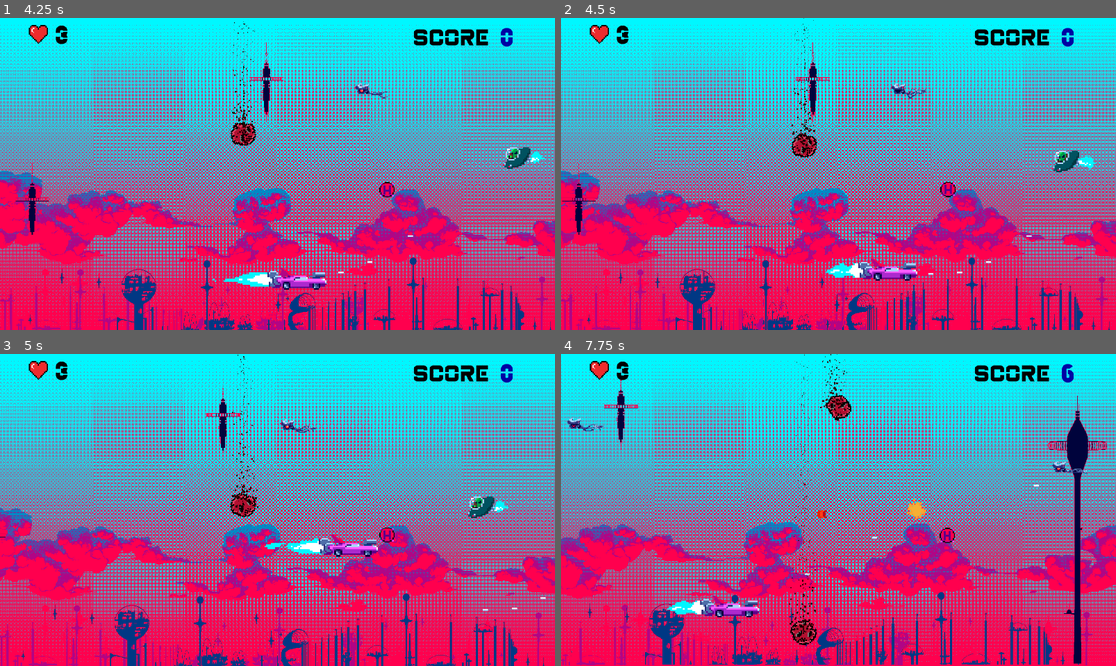
Above: before the commit, frames 1-4 (two rows, left to right).
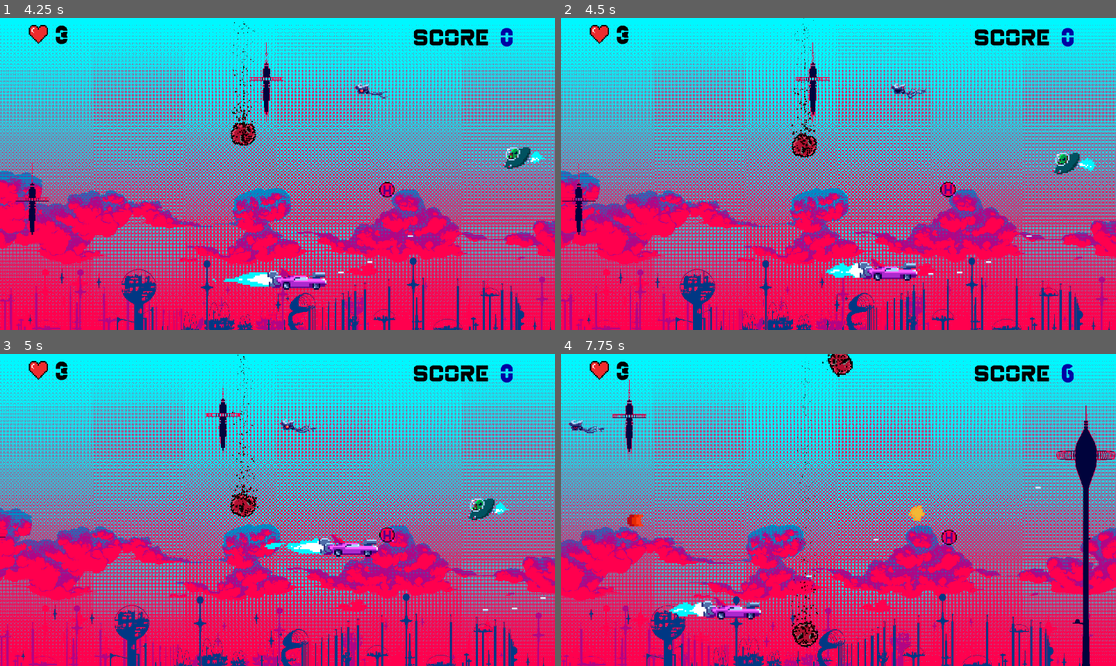
Above: after the commit, the same moments.

Repository: P0ddy/Project-Bentley
Game: Godot game, scene res://Scenes/Menu/main_menu.tscn
The game is run twice, just before and just after one commit, with the same random seed, the same clock (stepped at 60 frames per second) and the same inputs. Sound files missing from this copy of the repository are replaced by a short silence.
Inputs:
- Up to frame 1 (4.25 s): click "Start Game" at 0.5 s; click "Select" at 1.25 s; hold D (right) 2.03-2.78 s; hold Space (shoot) 2.03-2.78 s; hold S (down) 2.78-3.53 s; tap Space (shoot) at 2.85 s; hold D (right) from 3.53 s (still down); hold Space (shoot) from 3.53 s (still down)
- Up to frame 2 (4.5 s): release D (right) at 4.28 s; release Space (shoot) at 4.28 s; hold W (up) from 4.28 s (still down); tap Space (shoot) at 4.35 s
- Up to frame 3 (5 s): keep holding W (up)
- Up to frame 4 (7.75 s): release W (up) at 5.03 s; hold Space (shoot) 5.03-5.78 s; hold A (left) 5.03-6.53 s; tap Space (shoot) at 5.85, 7.35 s; hold S (down) 6.53-7.28 s; hold Space (shoot) 6.53-7.28 s; hold D (right) from 7.28 s (still down)

Frame 1 is identical in both runs. In frame 2, 0.2% of the frame differs, in the area x 88-97%, y 42-51%; in frame 3, 0.2%; in frame 4, 14%, in the area x 0-100%, y 0-100%.

Commit message:
add way to many changes to type out

Diff:
--- a/Scenes/MainScene/Game.gd
+++ b/Scenes/MainScene/Game.gd
@@ -11,7 +11,7 @@
 	enemy.position = Vector2(randf_range(2000, 3000), randf_range(0, 1000))
 	add_child(enemy)
 	var meteor = Meteor.instantiate()
-	meteor.position = Vector2(randf_range(0, 1920), randf_range(0, 0))
+	meteor.position = Vector2(randf_range(0, 1920), randf_range(-50, -50))
 	add_child(meteor)
 	var vel = Vel.instantiate()
 	vel.position = Vector2(randf_range(2000, 3000), randf_range(50, 1030))
@@ -32,7 +32,7 @@
 func _on_bosstimer_timeout():
 	$SpawnTimer.stop()
 	var boss = Boss.instantiate()
-	boss.position = Vector2(randf_range(2100, 3100), randf_range(320, 320))
+	boss.position = Vector2(randf_range(2000, 2000), randf_range(500, 500))
 	add_child(boss)
 	boss.Bossdeath.connect(on_boss_death)
 	$Bosstimer.stop()
--- a/Scenes/MainScene/Game.tscn
+++ b/Scenes/MainScene/Game.tscn
@@ -48,7 +48,7 @@
 autostart = true
 
 [node name="Bosstimer" type="Timer" parent="."]
-wait_time = 10.0
+wait_time = 25.0
 autostart = true
 
 [node name="CanvasLayer" type="CanvasLayer" parent="."]
--- a/Scenes/MainScene/SpawnTimer.gd
+++ b/Scenes/MainScene/SpawnTimer.gd
@@ -1,7 +1,7 @@
 extends Timer
 
 var mintime = 2
-var maxtime = 5
+var maxtime = 6
 
 func _ready():
 	spawntime()
--- a/Scenes/MainScene/boss.gd
+++ b/Scenes/MainScene/boss.gd
@@ -5,8 +5,8 @@
 var canshoot = false
 var player = null
 
-var speed = 2
-var Health = 10
+var speed = 3
+var Health = 75
 
 var is_travelling = false  # Umbenannt von 'travel'
 
@@ -70,6 +70,6 @@
 	Health -= 1
 	if Health == 0:
 		Global.camera.screen_shake(25, 25, 0.1)
-		Global.score += 100
+		Global.score += 80
 		Bossdeath.emit()
 		queue_free()
--- a/Scenes/MainScene/boss.tscn
+++ b/Scenes/MainScene/boss.tscn
@@ -6,8 +6,9 @@
 [sub_resource type="RectangleShape2D" id="RectangleShape2D_hpjg4"]
 size = Vector2(378.5, 323)
 
-[sub_resource type="CircleShape2D" id="CircleShape2D_5oa5w"]
-radius = 689.21
+[sub_resource type="CapsuleShape2D" id="CapsuleShape2D_0q1px"]
+radius = 564.0
+height = 2298.0
 
 [node name="Boss" type="CharacterBody2D"]
 script = ExtResource("1_h6xpb")
@@ -33,11 +34,9 @@
 autostart = true
 
 [node name="Detection" type="Area2D" parent="."]
-visible = false
 
 [node name="CollisionShape2D" type="CollisionShape2D" parent="Detection"]
-visible = false
-shape = SubResource("CircleShape2D_5oa5w")
+shape = SubResource("CapsuleShape2D_0q1px")
 
 [connection signal="timeout" from="shootspeed" to="." method="_on_shootspeed_timeout"]
 [connection signal="body_entered" from="Detection" to="." method="_on_detection_body_entered"]
--- a/Scenes/MainScene/boss_bullet.tscn
+++ b/Scenes/MainScene/boss_bullet.tscn
@@ -1,21 +1,24 @@
 [gd_scene load_steps=4 format=3 uid="uid://hcj4mcj1txo5"]
 
-[ext_resource type="Texture2D" uid="uid://b6jicbxm8phcc" path="res://Assets/kreis.png" id="1_8w1nm"]
 [ext_resource type="Script" path="res://Scenes/MainScene/boss_bullet.gd" id="1_vr5g6"]
+[ext_resource type="Texture2D" uid="uid://bx5a1c85n3e5k" path="res://Assets/Missile-Sheet.png" id="2_obwdq"]
 
 [sub_resource type="RectangleShape2D" id="RectangleShape2D_0kgum"]
-size = Vector2(28, 24)
+size = Vector2(41, 19)
 
 [node name="BossBullet" type="Area2D"]
 script = ExtResource("1_vr5g6")
 
 [node name="Sprite2D" type="Sprite2D" parent="."]
-modulate = Color(0.902382, 0.0803209, 0, 1)
 position = Vector2(-7.15256e-07, -7.15256e-07)
 scale = Vector2(2.41667, 2.41667)
-texture = ExtResource("1_8w1nm")
+texture = ExtResource("2_obwdq")
+flip_h = true
+region_enabled = true
+region_rect = Rect2(7, 2, 25, 11)
 
 [node name="CollisionShape2D" type="CollisionShape2D" parent="."]
+position = Vector2(-6.5, 0.5)
 shape = SubResource("RectangleShape2D_0kgum")
 
 [node name="Despawntimer" type="Timer" parent="."]
--- a/Scenes/MainScene/enemy.tscn
+++ b/Scenes/MainScene/enemy.tscn
@@ -100,7 +100,7 @@
 }
 
 [sub_resource type="CircleShape2D" id="CircleShape2D_gxtkg"]
-radius = 752.017
+radius = 799.01
 
 [sub_resource type="AudioStreamRandomizer" id="AudioStreamRandomizer_p2645"]
 streams_count = 2
@@ -142,7 +142,7 @@
 region_rect = Rect2(18, 4, 154, 153)
 
 [node name="ShootSpeed" type="Timer" parent="."]
-wait_time = 2.0
+wait_time = 4.0
 autostart = true
 
 [node name="Detection" type="Area2D" parent="."]
--- a/Scenes/MainScene/enemy_bullet.gd
+++ b/Scenes/MainScene/enemy_bullet.gd
@@ -1,6 +1,6 @@
 extends Area2D
 
-var speed = 800
+var speed = 550
 
 func _physics_process(delta):
 	position.x -= delta * speed
--- a/Scenes/MainScene/enemy_bullet.tscn
+++ b/Scenes/MainScene/enemy_bullet.tscn
@@ -4,7 +4,7 @@
 [ext_resource type="Texture2D" uid="uid://ur4lqhfpo1ys" path="res://Assets/Bullets/AlienBullet.png" id="2_suw6a"]
 
 [sub_resource type="RectangleShape2D" id="RectangleShape2D_hk6pr"]
-size = Vector2(30, 9)
+size = Vector2(56, 40)
 
 [sub_resource type="AtlasTexture" id="AtlasTexture_8boji"]
 atlas = ExtResource("2_suw6a")
@@ -39,12 +39,12 @@
 script = ExtResource("1_hj32a")
 
 [node name="CollisionShape2D" type="CollisionShape2D" parent="."]
-position = Vector2(0, 0.5)
+position = Vector2(-4, 4)
 shape = SubResource("RectangleShape2D_hk6pr")
 
 [node name="Sprite2D" type="AnimatedSprite2D" parent="."]
 modulate = Color(1, 0.512707, 0.494029, 1)
-scale = Vector2(5, 5)
+scale = Vector2(8, 8)
 sprite_frames = SubResource("SpriteFrames_8pvj1")
 animation = &"Idle"
 autoplay = "Idle"
--- a/Scenes/MainScene/player.tscn
+++ b/Scenes/MainScene/player.tscn
@@ -12,7 +12,7 @@
 [ext_resource type="AudioStream" uid="uid://c3ec2ibjn5xf4" path="res://Audio/SFX/Player/WeaponSounds/Laser_Shoot_Mix2.wav" id="12_l3slp"]
 
 [sub_resource type="RectangleShape2D" id="RectangleShape2D_5niuo"]
-size = Vector2(388, 119)
+size = Vector2(377, 119)
 
 [sub_resource type="Animation" id="Animation_twe1a"]
 resource_name = "MuzzleFlash"
@@ -139,7 +139,7 @@
 script = ExtResource("5_de3sp")
 
 [node name="CollisionShape2D" type="CollisionShape2D" parent="."]
-position = Vector2(-5, 43.5)
+position = Vector2(0.5, 43.5)
 shape = SubResource("RectangleShape2D_5niuo")
 
 [node name="SpawnPosition" type="Marker2D" parent="."]
Binary file added: Assets/Missile-Sheet.png
Not shown, added: Assets/Missile-Sheet.png.import
